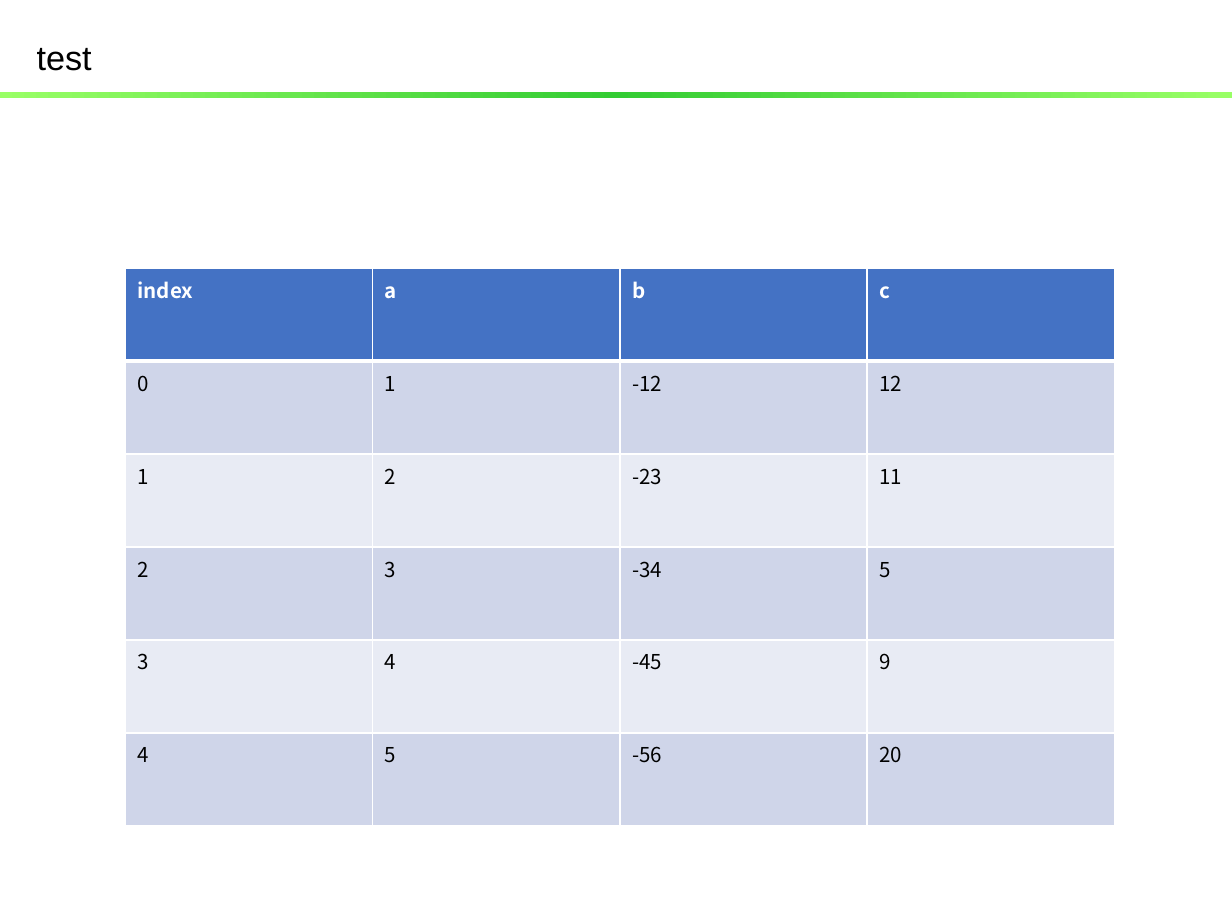
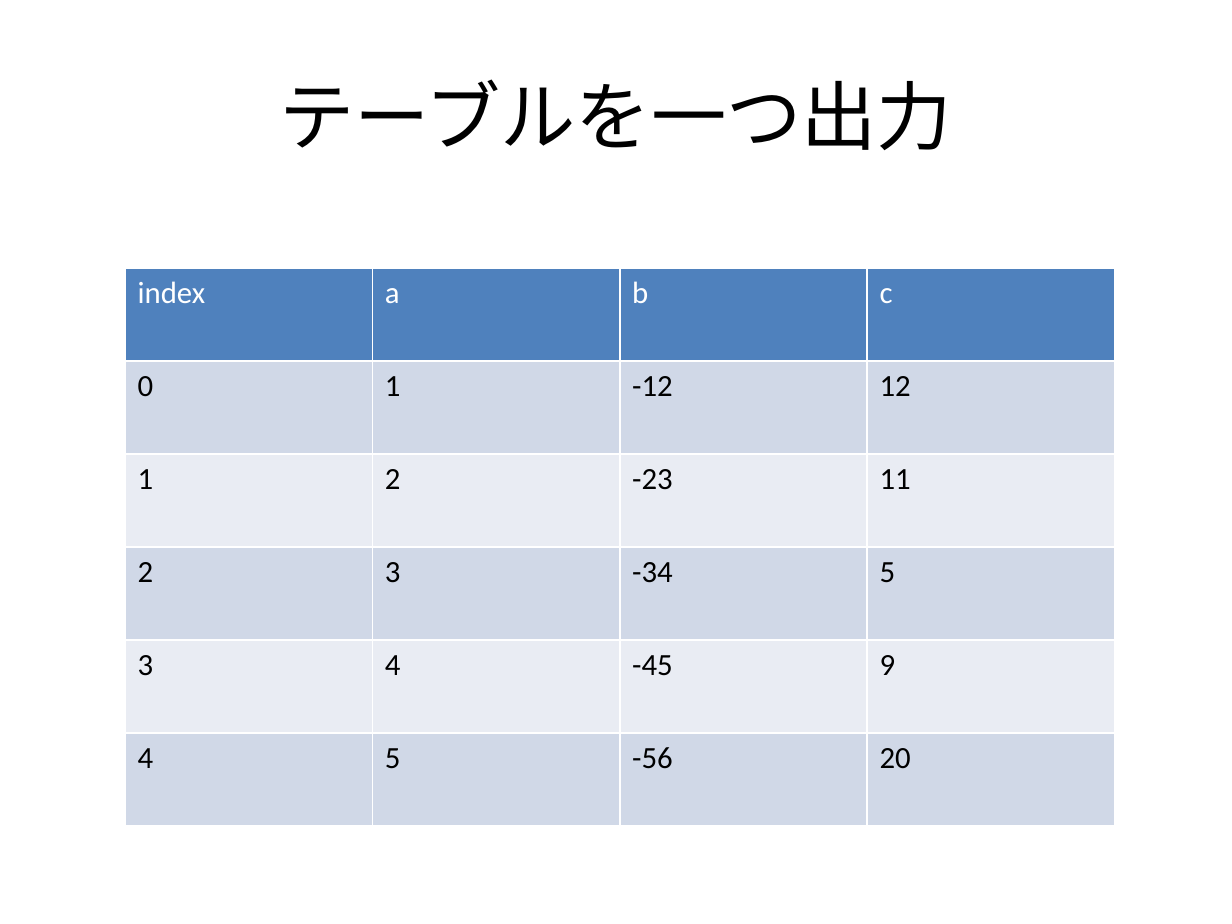
Before and after one commit to kounatsumikan/ACPC, a slide deck: slide 2 of notebook/test2.pptx (slide 3 before the commit). Drawn at 1232x924 pixels with LibreOffice and Linux fonts; fonts in the diff are those of the drawing; background and template pictures are left out. Boxes give left, top, right and bottom in pixels: in the first picture for what was removed or moved away, otherwise in the second. Text is boxed around its words. In the diff, an @@ line names an element or a change of style, - is before the commit and + after.

```diff
--- a/notebook/test2.pptx
+++ b/notebook/test2.pptx
@@ title removed at (37, 48, 92, 71) @@
-test
@@ title added at (279, 79, 952, 150), 44 pt, text #000000 @@
+テーブルを一つ出力
@@ rectangle removed at (0, 92, 1232, 97) @@
@@ table at (126, 269, 1116, 827) @@
@@ fill #4472C4 to #4F81BD in row 1 @@
@@ fill #CFD5EA to #D0D8E8 in 12 cells @@
@@ fill #E9EBF5 to #E9EDF4 in 8 cells @@
@@ size 12 to 18 pt, font Noto Sans CJK JP to Calibri @@
@@ bold off in "index", "a", "b", "c" @@
@@ line spacing 1.5 to 1 @@
@@ less space between paragraphs @@
```
Also in this commit, not shown: 4 other slides changed, 2 slides added, 2 slides removed, 5 other files.
